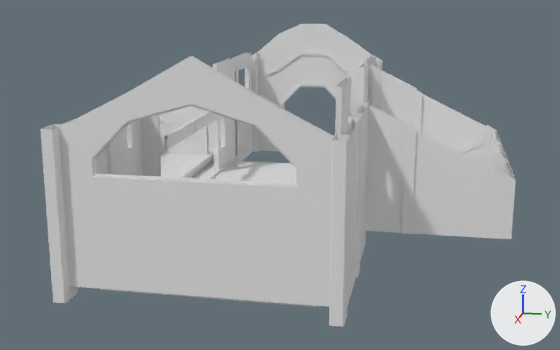
The Blender file Assets/KoboldKare/Models/PlayerHome/PlayerHouse.blend: old version first, new version second.
Both versions are drawn from a camera (50 mm lens) standing at (33.9, 7.7, 10.1) and looking at (-1.8, 0.6, 1.2). The axes (+X, +Y, +Z) are drawn at lower right. The lights are the same throughout.

The first picture shows 'CobbleStructure', 'WoodBeams'.
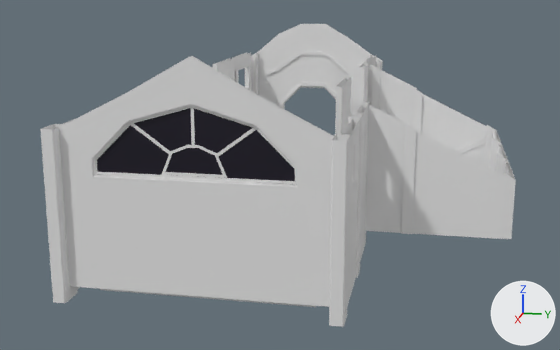
Where the change shows, as pixel boxes (x1, y1, x2, y2) in the pictures (560 x 350 px):
'Window', added (black)
    after: (97, 108, 295, 184)
part 1 of me_plane_004_plane_013, added
    after: (161, 145, 227, 178)
part 2 of me_plane_004_plane_013, added
    after: (95, 106, 297, 184)
part 3 of me_plane_004_plane_013, added
    after: (131, 108, 256, 157)

The change, as a diff of the scene's bpy script:
```diff
--- a/Assets/KoboldKare/Models/PlayerHome/PlayerHouse.blend.py
+++ b/Assets/KoboldKare/Models/PlayerHome/PlayerHouse.blend.py
@@ mat_windowmat @@
+mat_windowmat = principled_material('WindowMat')
+mat_windowmat.base_color = (0.00309, 0.000931, 0.0111)  # black #0a031b
@@ me_plane_004_plane_013 @@
 # used by ob_woodbeams; location = (0.0, 0.0, 0.0); rotation_euler = (1.571, 0.0, 0.0), in degrees (90, 0, 0)
-me_plane_004_plane_013.from_pydata(...)  # 732 vertices, 437 faces; spans x -15.4..10.4, y -0.8..6.4, z -11.0..8.9
+me_plane_004_plane_013.from_pydata(...)  # 814 vertices, 502 faces; spans x -15.4..10.4, y -0.8..6.4, z -11.0..8.9
+# me_plane_004_plane_013 part 1: a new loose piece of 30 vertices spanning x 9.9, y 4.0..5.0, z -1.1..1.1, in mat_wood (its picture is missing)
+# me_plane_004_plane_013 part 2: a new loose piece of 28 vertices spanning x 9.9, y 3.9..6.3, z -3.5..3.5, in mat_wood (its picture is missing)
+# me_plane_004_plane_013 part 3
+# 24 vertices are added at x 9.9, y 4.6..6.3, z -2.1..2.1
+# 15 new faces join them
 me_plane_004_plane_013.materials.append(mat_wood)
@@ me_windowhalfmoon_sunburst_cylinder_011 @@
+me_windowhalfmoon_sunburst_cylinder_011.from_pydata([(-0.02, 0.47, 3.5), (-0.02, 0.47, -3.48), (-0.02, -0.05, -3.48), (-0.02, -0.06, 3.5), (-0.02, 1.79, 2.21), (-0.02, 1.79, -2.2), (-0.02, 2.4, -0.01), (0.01, 0.47, 3.5), (0.01, -0.06, 3.5), (0.01, -0.05, -3.48), (0.01, 0.47, -3.48), (0.01, 1.79, -2.2), (0.01, 1.79, 2.21), (0.01, 2.4, -0.01)], [], [(0, 1, 2, 3), (1, 0, 4, 5), (6, 5, 4), (7, 8, 9, 10), (10, 11, 12, 7), (13, 12, 11), (4, 0, 7, 12), (6, 4, 12, 13), (5, 6, 13, 11), (1, 5, 11, 10), (3, 2, 9, 8), (0, 3, 8, 7), (2, 1, 10, 9)])
+me_windowhalfmoon_sunburst_cylinder_011.materials.append(mat_windowmat)  # black #0a031b
@@ ob_window @@
+ob_window = bpy.data.objects.new('Window', me_windowhalfmoon_sunburst_cylinder_011)
+ob_window.location = (9.9, 0.0, 3.9)
+ob_window.rotation_euler = (1.571, 0.0, 0.0)  # degrees (90, 0, 0)
```
